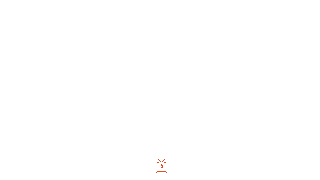
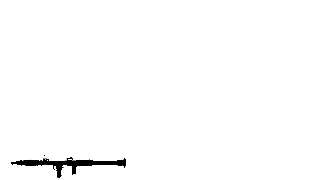
Before/after of a (320, 180) layered artwork. What changed in the layer stack:
hid group "Face" (6 layers) over <box>156,159,167,173</box>
hid "Angrey" over <box>156,159,167,173</box>
added group "Gun Icons" with 3 layers above "Bg" over <box>11,155,126,178</box>
added layer "rpg_outline" in group "Gun Icons" over <box>11,155,126,178</box>
